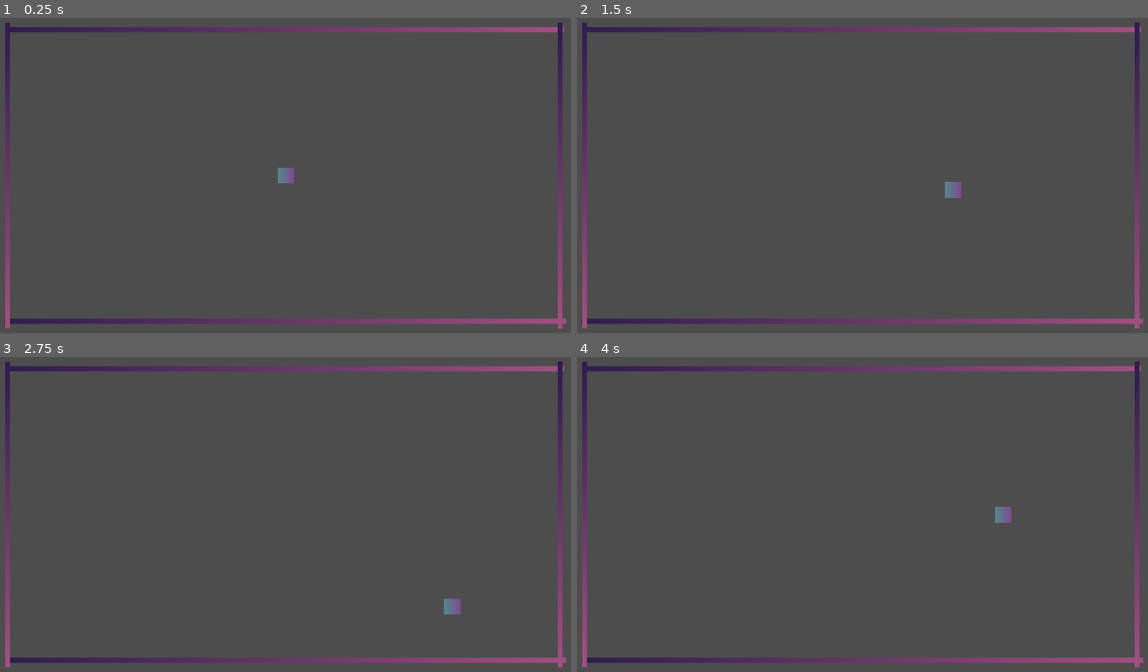
Above: before the commit, frames 1-4 (two rows, left to right).
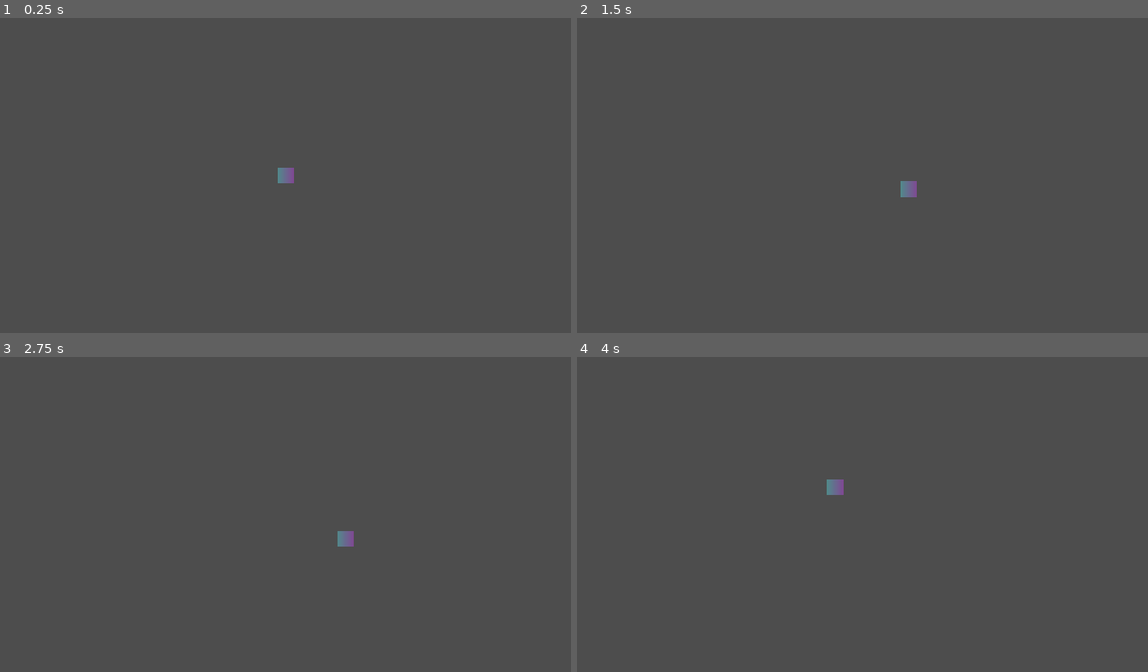
Above: after the commit, the same moments.

Repository: PatrikS24/GMTK26
Game: Godot game, scene res://state/main_state.tscn
Same seed, same stepped clock (60 frames per second), same inputs: the game is played once before the commit and once after it.
Inputs:
- Up to frame 1 (0.25 s): no input
- Up to frame 2 (1.5 s): tap Enter at 0.5 s; hold Right (ui_right) 0.53-1.28 s; hold Down (ui_down) from 1.28 s (still down)
- Up to frame 3 (2.75 s): release Down (ui_down) at 2.03 s; hold Right (ui_right) from 2.03 s (still down)
- Up to frame 4 (4 s): release Right (ui_right) at 2.78 s; hold Up (ui_up) 2.78-3.53 s; hold Left (ui_left) from 3.53 s (still down)

The runs differ from the first frame. In frame 1, 4.6% of the frame differs, in the area x 0-100%, y 1-99%; in frame 2, 4.9%; in frame 3, 4.9%; in frame 4, 4.9%.

Commit message:
Camera follow

Diff:
--- /dev/null
+++ b/actors/camera_controller.gd
@@ -0,0 +1,19 @@
+extends Node2D
+
+@export var target: Node2D
+
+@export var stiffness: float = 12.0
+@export var damping: float = 6.0
+@export var max_speed: float = 250.0
+
+var velocity := Vector2.ZERO
+
+func _process(delta: float) -> void:
+	var offset = target.position - position
+
+	var force = offset * stiffness
+	force -= velocity * damping
+	velocity += force * delta
+	velocity = velocity.limit_length(max_speed)
+
+	position += velocity * delta
--- a/state/border.tscn
+++ /dev/null
@@ -1,23 +0,0 @@
-[gd_scene format=3 uid="uid://ckga7n4tkbiep"]
-
-[ext_resource type="PackedScene" uid="uid://b476s0rt8ew0x" path="res://state/wall.tscn" id="1_1c23k"]
-
-[node name="Border" type="Node2D" unique_id=1876389809]
-
-[node name="Top" parent="." unique_id=1005203624 instance=ExtResource("1_1c23k")]
-position = Vector2(0, -200)
-scale = Vector2(0.886, 1)
-
-[node name="Bottom" parent="." unique_id=904352615 instance=ExtResource("1_1c23k")]
-position = Vector2(0, 200)
-scale = Vector2(0.893, 1)
-
-[node name="Left" parent="." unique_id=1828808449 instance=ExtResource("1_1c23k")]
-position = Vector2(-401, 0)
-rotation = 1.5707964
-scale = Vector2(0.462, 1)
-
-[node name="Right" parent="." unique_id=1760513289 instance=ExtResource("1_1c23k")]
-position = Vector2(396, 0)
-rotation = 1.5707964
-scale = Vector2(0.463, 1)
--- a/state/main_state.tscn
+++ b/state/main_state.tscn
@@ -1,7 +1,7 @@
 [gd_scene format=3 uid="uid://bhft2qtf3ls2o"]
 
 [ext_resource type="PackedScene" uid="uid://currq2cjuv0k2" path="res://actors/player.tscn" id="1_k6isv"]
-[ext_resource type="PackedScene" uid="uid://ckga7n4tkbiep" path="res://state/border.tscn" id="2_axfo2"]
+[ext_resource type="Script" uid="uid://qxv5v0stm1gx" path="res://actors/camera_controller.gd" id="3_06sgl"]
 
 [node name="MainState" type="Node" unique_id=759595364]
 
@@ -9,9 +9,10 @@
 
 [node name="Player" parent="Game" unique_id=1607564504 instance=ExtResource("1_k6isv")]
 
-[node name="Camera2D" type="Camera2D" parent="Game" unique_id=562330346]
+[node name="CameraController" type="Node2D" parent="Game" unique_id=1457233963 node_paths=PackedStringArray("target")]
+script = ExtResource("3_06sgl")
+target = NodePath("../Player")
 
-[node name="Border" parent="Game" unique_id=1857006820 instance=ExtResource("2_axfo2")]
-scale = Vector2(2.255, 2.3749995)
+[node name="Camera2D" type="Camera2D" parent="Game/CameraController" unique_id=1101314332]
 
 [node name="UI" type="Node" parent="." unique_id=907819780]
Not shown, added: actors/camera_controller.gd.uid
